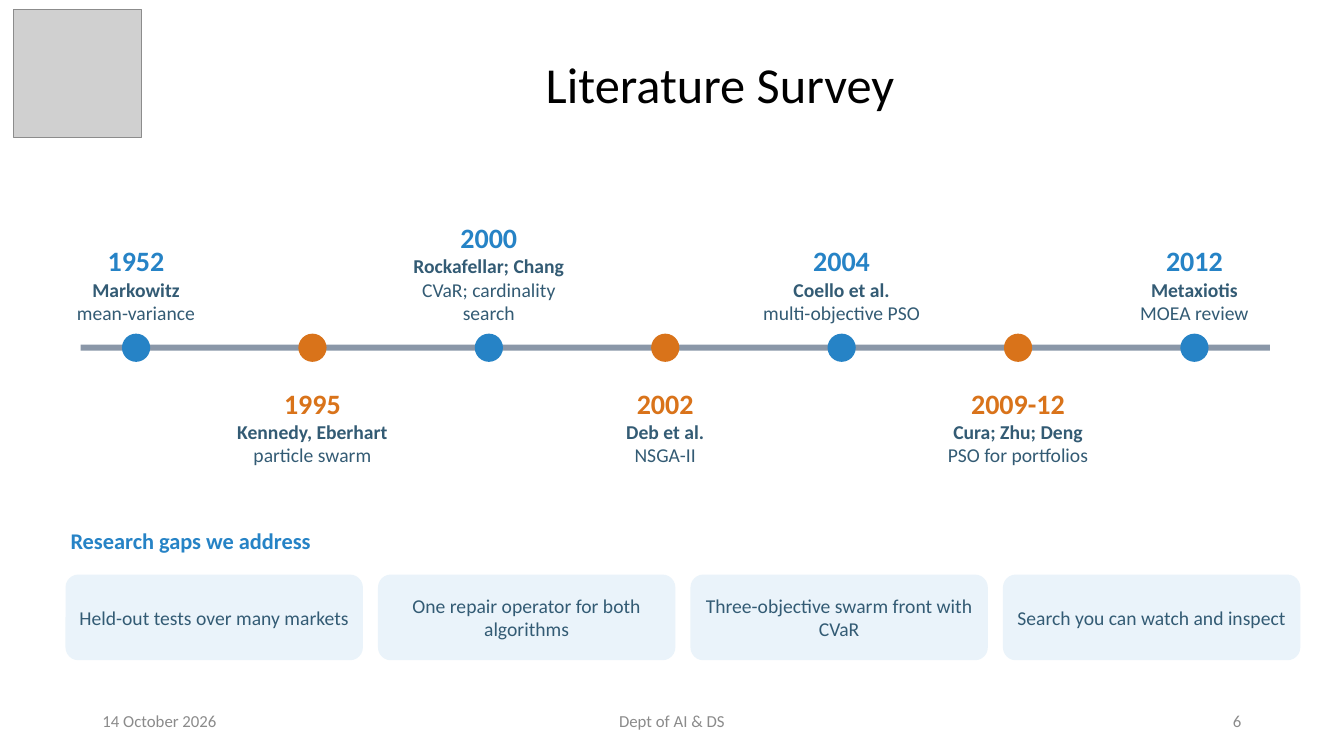
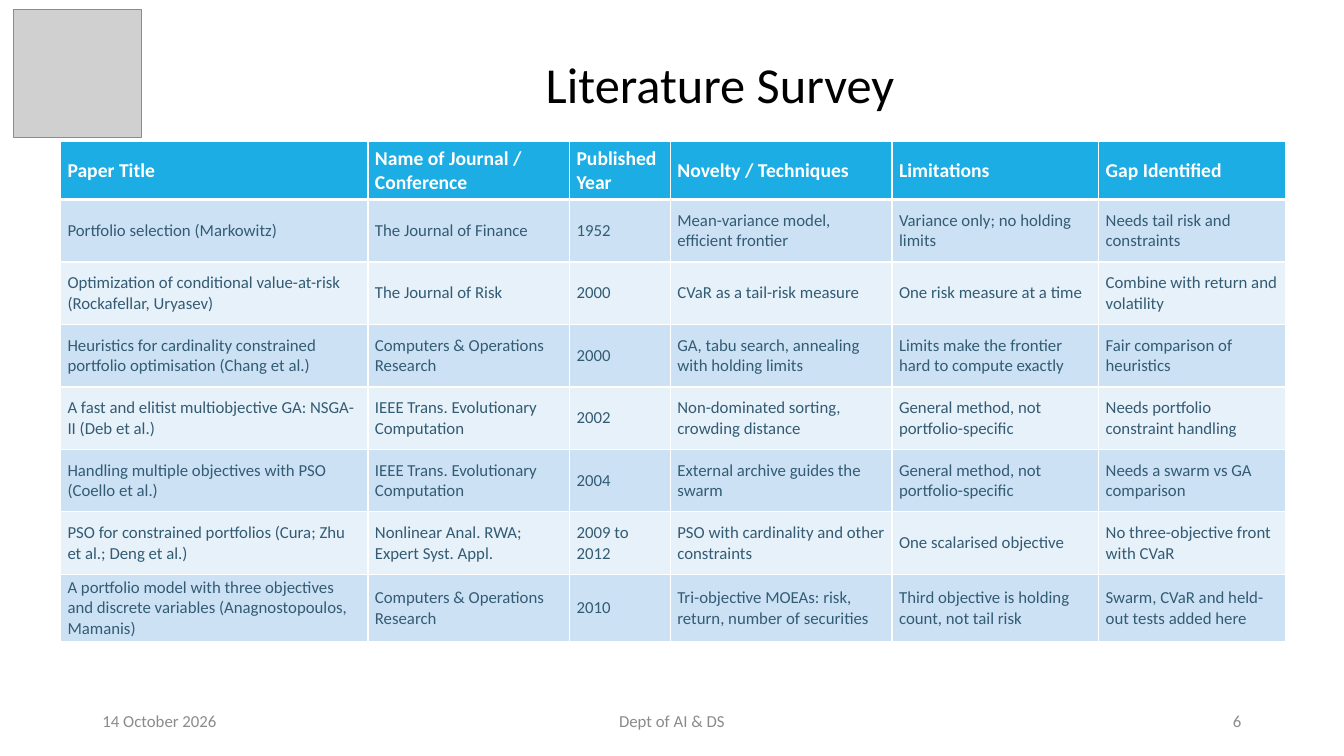
Before and after one commit to NitinHarsur/BIO-AlGO, a slide deck: slide 6 of presentation/SwarmFolio_Final_Presentation.pptx. Drawn at 1344x756 pixels with LibreOffice and Linux fonts; fonts in the diff are those of the drawing; grey boxes stand for pictures. Boxes give left, top, right and bottom in pixels: in the first picture for what was removed or moved away, otherwise in the second. Text is boxed around its words. In the diff, an @@ line names an element or a change of style, - is before the commit and + after.

```diff
--- a/presentation/SwarmFolio_Final_Presentation.pptx
+++ b/presentation/SwarmFolio_Final_Presentation.pptx
@@ table added at [60, 141, 1286, 640], 8 rows, 6 columns @@
+Paper Title | Name of Journal / Conference | Published Year | Novelty / Techniques | Limitations | Gap Identified
+Portfolio selection (Markowitz) | The Journal of Finance | 1952 | Mean-variance model, efficient frontier | Variance only; no holding limits | Needs tail risk and constraints
+Optimization of conditional value-at-risk (Rockafellar, Uryasev) | The Journal of Risk | 2000 | CVaR as a tail-risk measure | One risk measure at a time | Combine with return and volatility
+Heuristics for cardinality constrained portfolio optimisation (Chang et al.) | Computers & Operations Research | 2000 | GA, tabu search, annealing with holding limits | Limits make the frontier hard to compute exactly | Fair comparison of heuristics
+A fast and elitist multiobjective GA: NSGA-II (Deb et al.) | IEEE Trans. Evolutionary Computation | 2002 | Non-dominated sorting, crowding distance | General method, not portfolio-specific | Needs portfolio constraint handling
+Handling multiple objectives with PSO (Coello et al.) | IEEE Trans. Evolutionary Computation | 2004 | External archive guides the swarm | General method, not portfolio-specific | Needs a swarm vs GA comparison
+PSO for constrained portfolios (Cura; Zhu et al.; Deng et al.) | Nonlinear Anal. RWA; Expert Syst. Appl. | 2009 to 2012 | PSO with cardinality and other constraints | One scalarised objective | No three-objective front with CVaR
+A portfolio model with three objectives and discrete variables (Anagnostopoulos, Mamanis) | Computers & Operations Research | 2010 | Tri-objective MOEAs: risk, return, number of securities | Third objective is holding count, not tail risk | Swarm, CVaR and held-out tests added here
@@ text removed at [413, 229, 564, 320] @@
-2000
-Rockafellar; Chang
-CVaR; cardinality search
@@ text removed at [77, 252, 195, 320] @@
-1952
-Markowitz
-mean-variance
@@ text removed at [763, 252, 920, 324] @@
-2004
-Coello et al.
-multi-objective PSO
@@ text removed at [1140, 252, 1248, 320] @@
-2012
-Metaxiotis
-MOEA review
@@ rectangle removed at [81, 345, 1270, 351] @@
@@ ellipse removed at [122, 334, 150, 362] @@
@@ ellipse removed at [298, 334, 327, 362] @@
@@ ellipse removed at [475, 334, 503, 362] @@
@@ ellipse removed at [651, 334, 680, 362] @@
@@ ellipse removed at [828, 334, 856, 362] @@
@@ ellipse removed at [1004, 334, 1032, 362] @@
@@ ellipse removed at [1181, 334, 1209, 362] @@
@@ text removed at [237, 395, 388, 465] @@
-1995
-Kennedy, Eberhart
-particle swarm
@@ text removed at [626, 395, 704, 462] @@
-2002
-Deb et al.
-NSGA-II
@@ text removed at [948, 395, 1088, 465] @@
-2009-12
-Cura; Zhu; Deng
-PSO for portfolios
@@ text removed at [71, 533, 311, 553] @@
-Research gaps we address
@@ rounded rectangle removed at [66, 575, 363, 660] @@
-Held-out tests over many markets
@@ rounded rectangle removed at [378, 575, 676, 660] @@
-One repair operator for both algorithms
@@ rounded rectangle removed at [691, 575, 988, 660] @@
-Three-objective swarm front with CVaR
@@ rounded rectangle removed at [1003, 575, 1301, 660] @@
-Search you can watch and inspect
```
Also in this commit, not shown: 1 other slide changed, 1 slide added, 2 other files.
